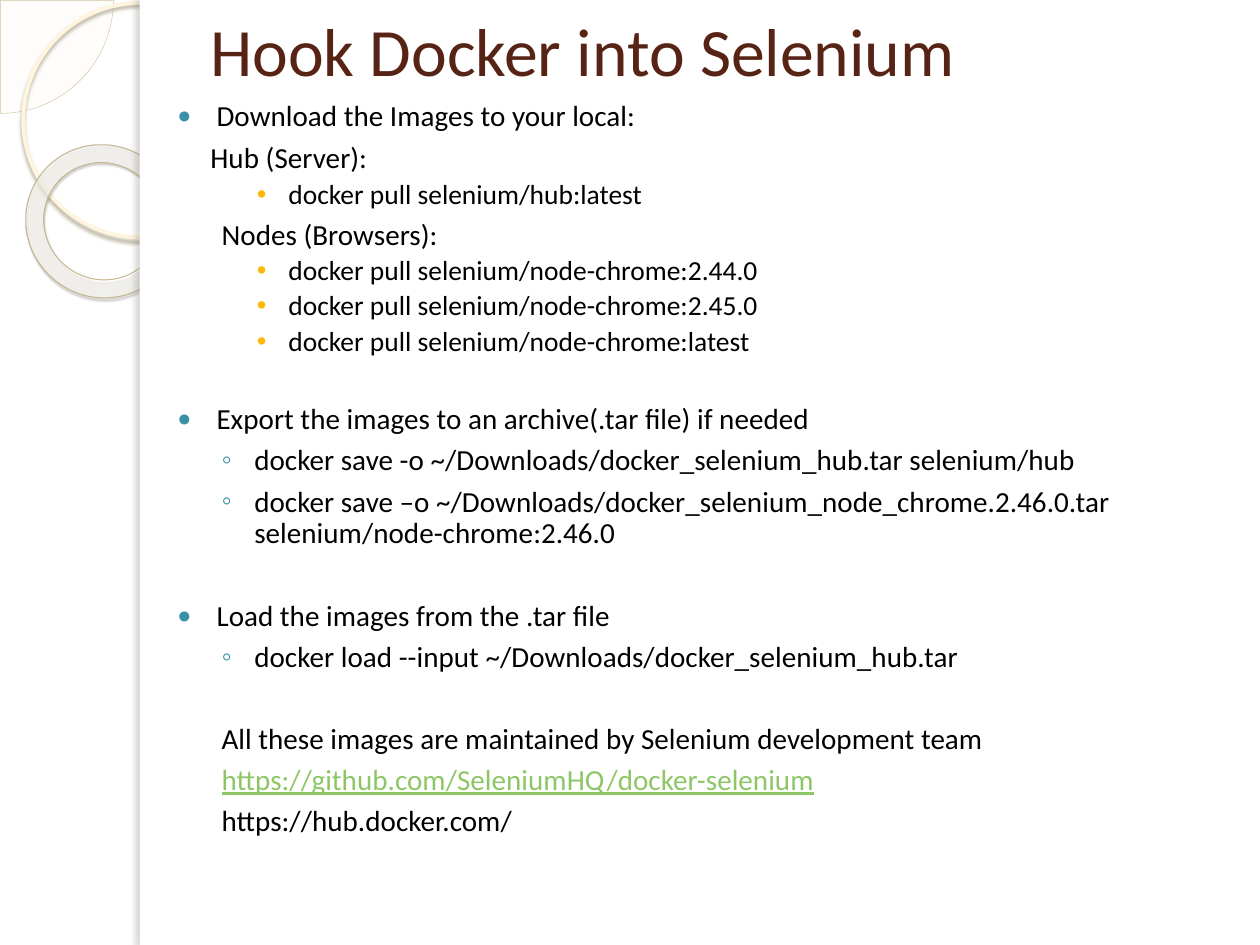
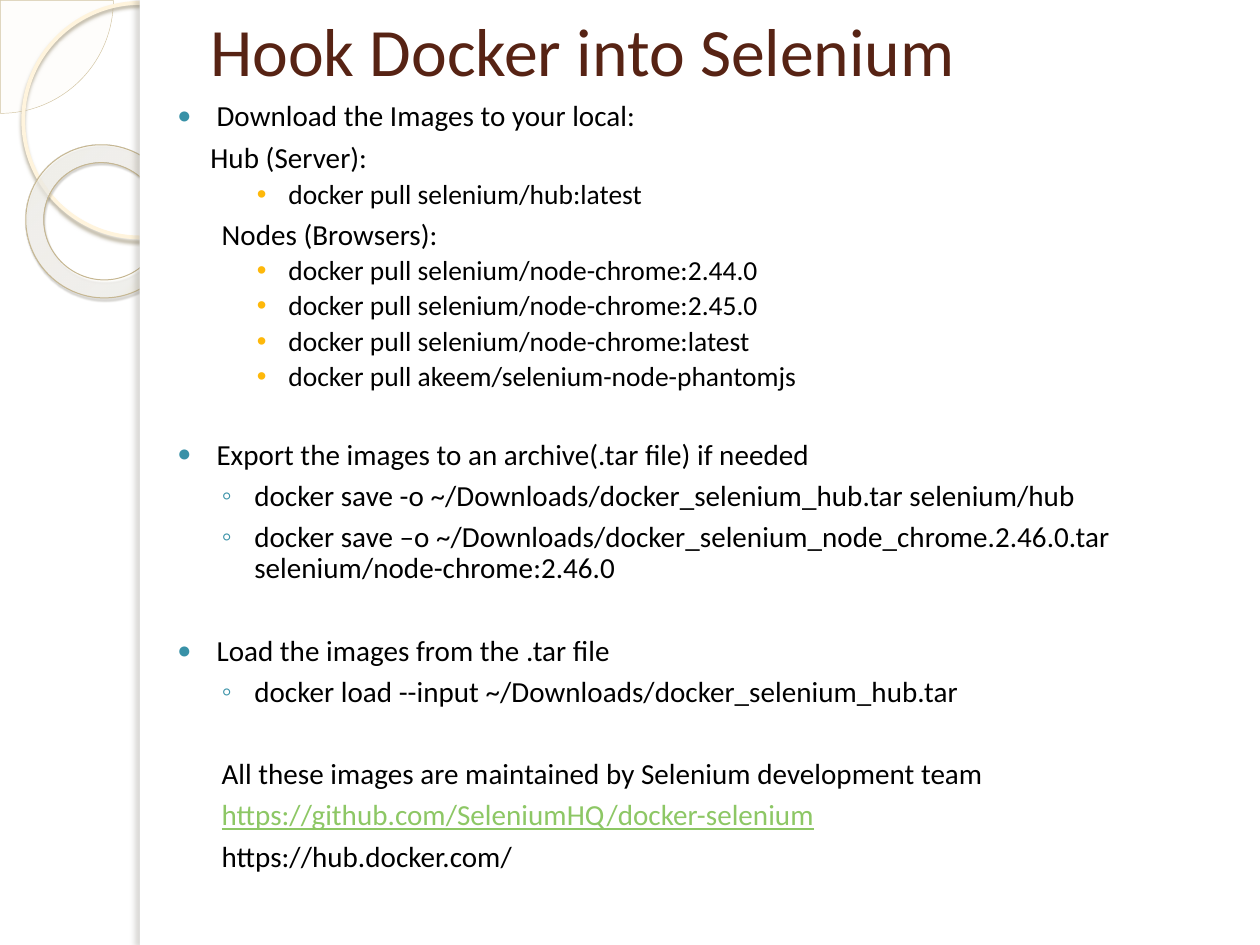
Before and after one commit to sujithvakathanam/Docker-C--MbunitFramweork-for-UI-acceptance-Test, a slide deck: slide 7 of Hooking Docker With Selenium.pptx. Drawn at 1260x945 pixels with LibreOffice and Linux fonts; fonts in the diff are those of the drawing; background and template pictures are left out. Boxes give left, top, right and bottom in pixels: in the first picture for what was removed or moved away, otherwise in the second. Text is boxed around its words. In the diff, an @@ line names an element or a change of style, - is before the commit and + after.

```diff
--- a/Hooking Docker With Selenium.pptx
+++ b/Hooking Docker With Selenium.pptx
@@ text at (x1=288, y1=367, x2=796, y2=391): paragraph added @@
+    • docker pull akeem/selenium-node-phantomjs
```
Also in this commit, not shown: 1 other slide changed, 7 other files.
